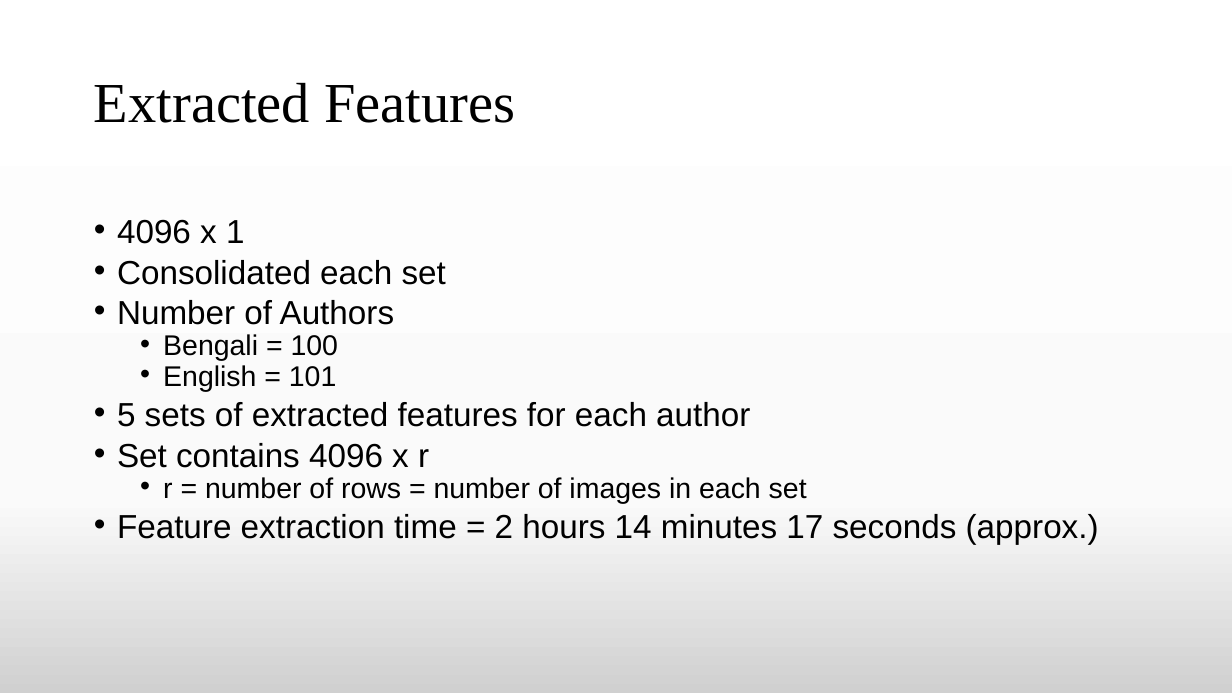
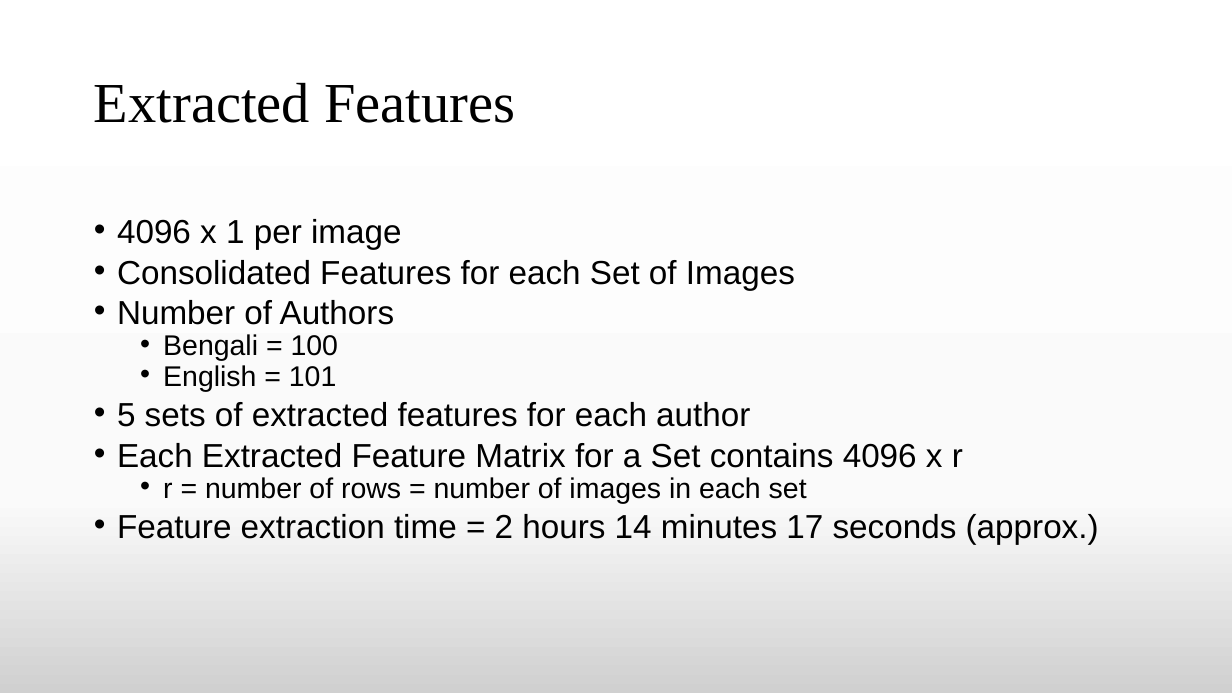
Before and after one commit to TheAnonymousMan/local-language-recognition-gcelt-class-2021, a slide deck: slide 22 of Documentation/4th Year Project Presentation.pptx. Drawn at 1232x693 pixels with LibreOffice and Linux fonts; fonts in the diff are those of the drawing. Boxes give left, top, right and bottom in pixels: in the first picture for what was removed or moved away, otherwise in the second. Text is boxed around its words. In the diff, an @@ line names an element or a change of style, - is before the commit and + after.

```diff
--- a/Documentation/4th Year Project Presentation.pptx
+++ b/Documentation/4th Year Project Presentation.pptx
@@ text at bbox=[117, 219, 795, 290]: text changed @@
-• 4096 x 1
-• Consolidated each set
+• 4096 x 1 per image
+• Consolidated Features for each Set of Images
@@ text at bbox=[117, 443, 963, 468]: text changed @@
-• Set contains 4096 x r
+• Each Extracted Feature Matrix for a Set contains 4096 x r
```
Also in this commit, not shown: 7 other slides changed.
